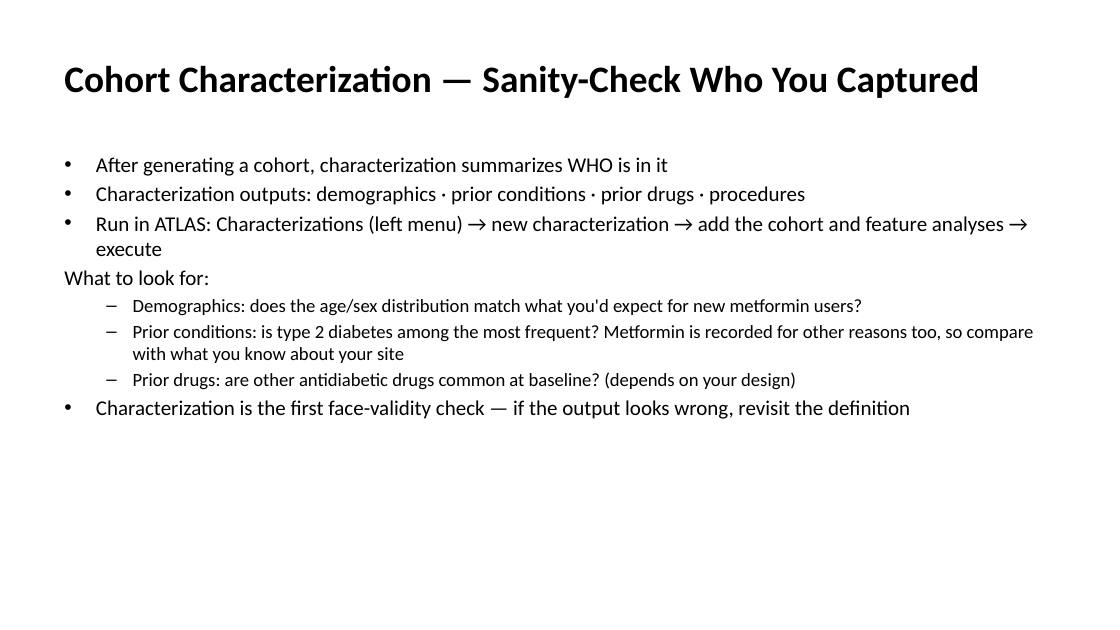
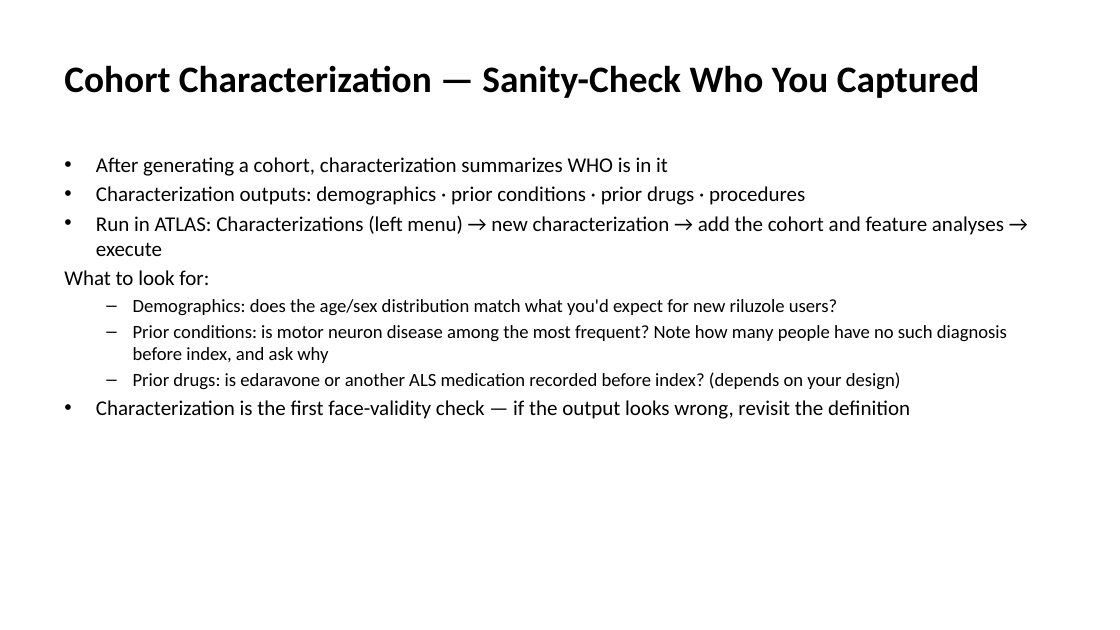
Before and after one commit to ALSTDI/ALS-RWE, a slide deck: slide 17 of docs/free-rwe-resources/train-the-trainer/training/day-03-cohort-definitions/kit/Instructor-Deck-with-Notes.pptx. Drawn at 1120x630 pixels with LibreOffice and Linux fonts; fonts in the diff are those of the drawing. Boxes give left, top, right and bottom in pixels: in the first picture for what was removed or moved away, otherwise in the second. Text is boxed around its words. In the diff, an @@ line names an element or a change of style, - is before the commit and + after.

```diff
--- a/docs/free-rwe-resources/train-the-trainer/training/day-03-cohort-definitions/kit/Instructor-Deck-with-Notes.pptx
+++ b/docs/free-rwe-resources/train-the-trainer/training/day-03-cohort-definitions/kit/Instructor-Deck-with-Notes.pptx
@@ text at (133, 299, 1007, 390): text changed @@
-  – Demographics: does the age/sex distribution match what you'd expect for new metformin users?
-  – Prior conditions: is type 2 diabetes among the most frequent? Metformin is recorded for other reasons too, so compare with what you know about your site
-  – Prior drugs: are other antidiabetic drugs common at baseline? (depends on your design)
+  – Demographics: does the age/sex distribution match what you'd expect for new riluzole users?
+  – Prior conditions: is motor neuron disease among the most frequent? Note how many people have no such diagnosis before index, and ask why
+  – Prior drugs: is edaravone or another ALS medication recorded before index? (depends on your design)
```
Also in this commit, not shown: 4 other slides changed, 59 other files.
